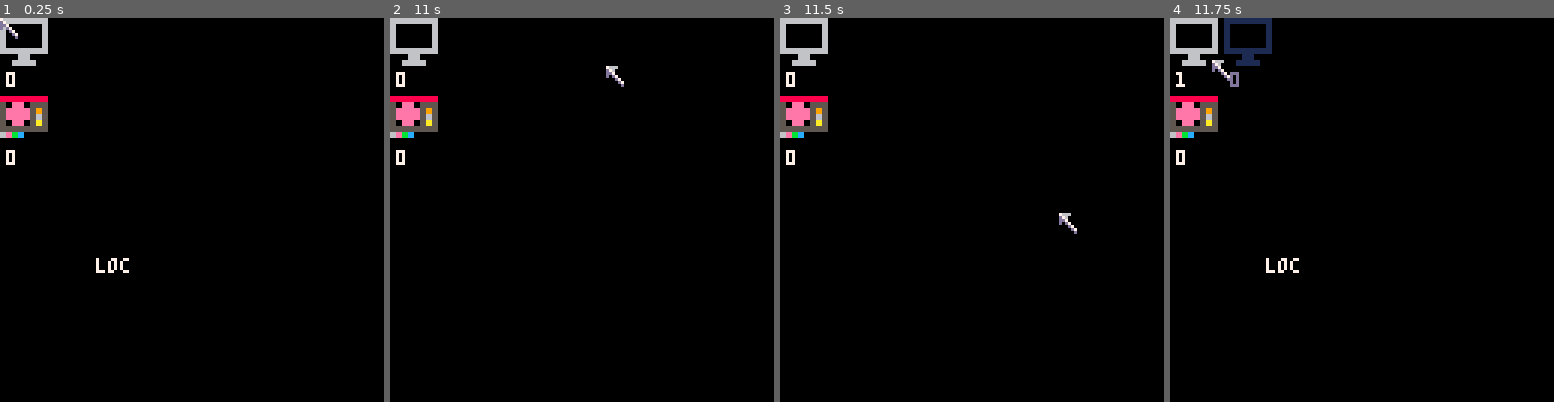
Above: before the commit, frames 1-4 (left to right).
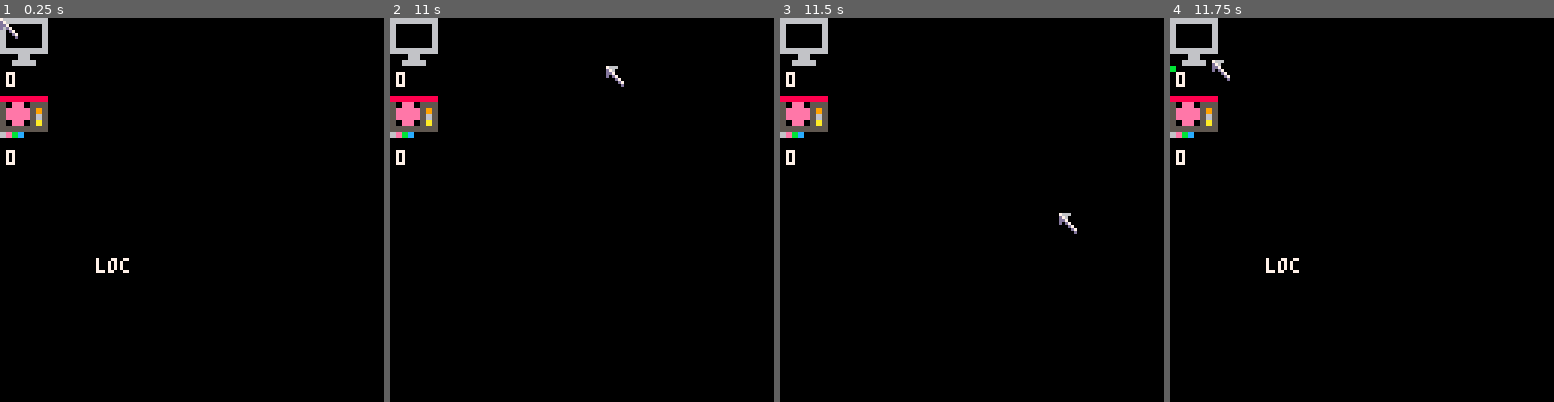
Above: after the commit, the same moments.

Repository: wesen/carts
Game: PICO-8 cartridge games/gamedevgame/gamedevgame.p8
Same seed, same stepped clock (60 frames per second), same inputs: the game is played once before the commit and once after it.
Inputs (mouse positions are in pixels of both pictures, inside the frame that each line leads up to):
- Up to frame 1 (0.25 s): no input
- Up to frame 2 (11 s): click (670, 121) at 0.67 s; click (436, 267) at 1.22 s; click (497, 114) at 1.77 s; click (562, 259) at 2.32 s; click (624, 106) at 2.87 s; click (685, 256) at 3.42 s; click (451, 102) at 3.97 s; click (512, 248) at 4.52 s; click (574, 94) at 5.07 s; click (639, 244) at 5.62 s; click (701, 90) at 6.17 s; click (466, 236) at 6.72 s; click (528, 83) at 7.27 s; click (589, 229) at 7.82 s; click (654, 79) at 8.37 s; click (716, 225) at 8.92 s; click (478, 71) at 9.47 s; click (543, 217) at 10.02 s; click (605, 64) at 10.57 s
- Up to frame 3 (11.5 s): click (1060, 213) at 11.12 s
- Up to frame 4 (11.75 s): click (1212, 60) at 11.67 s

Frames 1-3 are identical in both runs. In frame 4, 0.9% of the frame differs, in the area x 0-27%, y 0-18%.

Commit message:
Implement duration and progress bar

Diff:
--- a/games/gamedevgame/gamedevgame.p8
+++ b/games/gamedevgame/gamedevgame.p8
@@ -390,7 +390,7 @@
 
 function resource_cls:draw()
  if (not self:is_visible()) return
- if (not self:are_dependencies_fulfilled()) darken(50)
+ if (not self:are_dependencies_fulfilled() and self.t==0) darken(50)
  local x,y
  x,y=self:get_cur_xy()
 
@@ -398,6 +398,9 @@
  local sy=flr(self.spr/16)
  local sx=self.spr%16
  sspr(sx*8,sy*8,8,8,x,y,16,16)
+ if self.t>0 then
+  rectfill(x,y+glb_resource_w,x+self.t/self.duration*glb_resource_w,y+glb_resource_w+1,11)
+ end
  print(tostr(self.count),x+2,y+glb_resource_w+2,7)
 
  if (self:is_mouse_over()) print(self.name,32,80,7)
@@ -411,6 +414,14 @@
 end
 
 function resource_cls:update()
+ if self.t>0 then
+  self.t+=glb_dt
+  if self.t>self.duration then
+   self.count+=1
+   self.created=true
+   self.t=0
+  end
+ end
 end
 
 function resource_cls:is_visible()
@@ -429,14 +440,17 @@
  return true
 end
 
+function resource_cls:is_clickable()
+ return self.t==0 and self:are_dependencies_fulfilled()
+end
+
 function resource_cls:on_click()
- if self:are_dependencies_fulfilled() then
-  self.count+=1
-  self.created=true
+ if self:is_clickable() then
   for n,v in pairs(self.dependencies) do
    local res=glb_resource_manager.resources[n]
    res.count-=v
   end
+  self.t=glb_dt
  end
 end
 
@@ -456,7 +470,7 @@
   -- dependencies
   {},
   -- duration
-  10,
+  1,
   -- spr
   16,
   -- description
@@ -467,7 +481,7 @@
 resource_cls.init("func",
  1,0,
  {loc=5},
- 10,
+ 1,
   -- spr
   16,
   -- description
@@ -477,7 +491,7 @@
 resource_cls.init("csharp_file",
  2,0,
  {func=5},
- 10,
+ 1,
  -- spr
  16,
  -- description
@@ -487,7 +501,7 @@
 resource_cls.init("build",
  2,0,
  {csharp_file=10},
- 10,
+ 1,
  -- spr
  16,
  -- description
@@ -497,7 +511,7 @@
 res_pix=resource_cls.init("pixel",
   0,1,
   {},
-  10,
+  1,
   -- spr
   48,
   -- description
--- a/games/gamedevgame/resource.lua
+++ b/games/gamedevgame/resource.lua
@@ -23,7 +23,7 @@
 
 function resource_cls:draw()
  if (not self:is_visible()) return
- if (not self:are_dependencies_fulfilled()) darken(50)
+ if (not self:are_dependencies_fulfilled() and self.t==0) darken(50)
  local x,y
  x,y=self:get_cur_xy()
 
@@ -31,6 +31,9 @@
  local sy=flr(self.spr/16)
  local sx=self.spr%16
  sspr(sx*8,sy*8,8,8,x,y,16,16)
+ if self.t>0 then
+  rectfill(x,y+glb_resource_w,x+self.t/self.duration*glb_resource_w,y+glb_resource_w+1,11)
+ end
  print(tostr(self.count),x+2,y+glb_resource_w+2,7)
 
  if (self:is_mouse_over()) print(self.name,32,80,7)
@@ -44,6 +47,14 @@
 end
 
 function resource_cls:update()
+ if self.t>0 then
+  self.t+=glb_dt
+  if self.t>self.duration then
+   self.count+=1
+   self.created=true
+   self.t=0
+  end
+ end
 end
 
 function resource_cls:is_visible()
@@ -62,14 +73,17 @@
  return true
 end
 
+function resource_cls:is_clickable()
+ return self.t==0 and self:are_dependencies_fulfilled()
+end
+
 function resource_cls:on_click()
- if self:are_dependencies_fulfilled() then
-  self.count+=1
-  self.created=true
+ if self:is_clickable() then
   for n,v in pairs(self.dependencies) do
    local res=glb_resource_manager.resources[n]
    res.count-=v
   end
+  self.t=glb_dt
  end
 end
 
--- a/games/gamedevgame/resources.lua
+++ b/games/gamedevgame/resources.lua
@@ -6,7 +6,7 @@
   -- dependencies
   {},
   -- duration
-  10,
+  1,
   -- spr
   16,
   -- description
@@ -17,7 +17,7 @@
 resource_cls.init("func",
  1,0,
  {loc=5},
- 10,
+ 1,
   -- spr
   16,
   -- description
@@ -27,7 +27,7 @@
 resource_cls.init("csharp_file",
  2,0,
  {func=5},
- 10,
+ 1,
  -- spr
  16,
  -- description
@@ -37,7 +37,7 @@
 resource_cls.init("build",
  2,0,
  {csharp_file=10},
- 10,
+ 1,
  -- spr
  16,
  -- description
@@ -47,7 +47,7 @@
 res_pix=resource_cls.init("pixel",
   0,1,
   {},
-  10,
+  1,
   -- spr
   48,
   -- description
